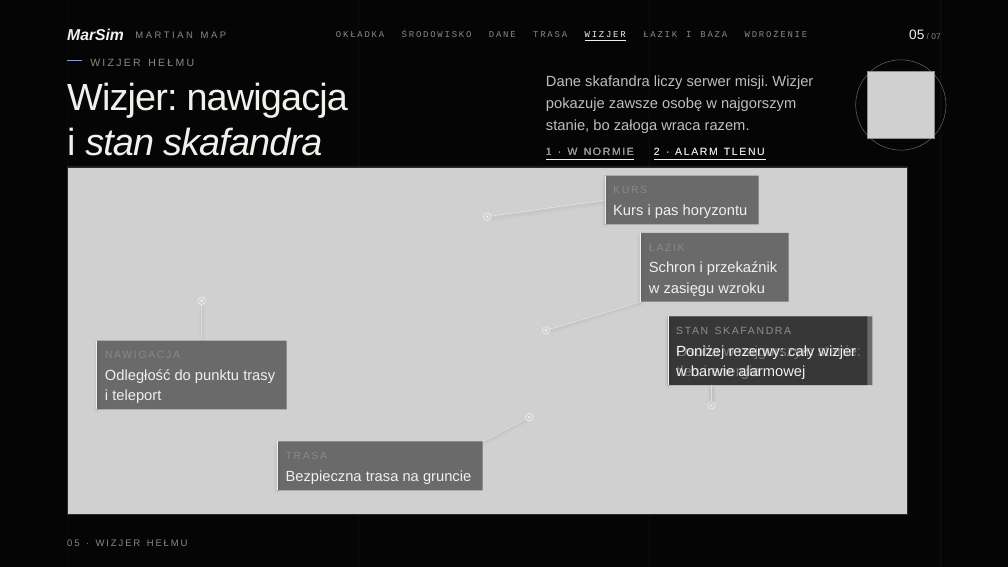
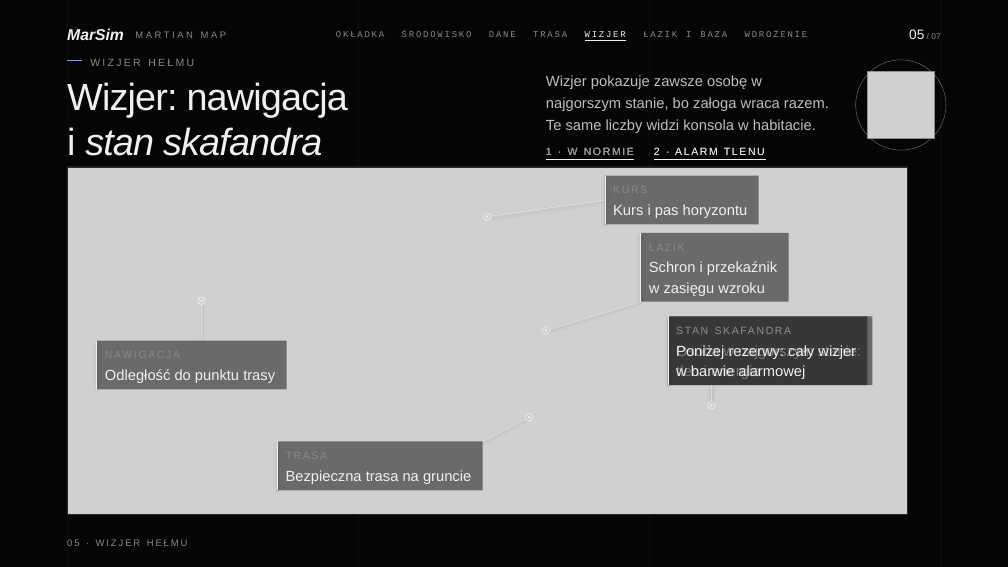
Before and after one commit to Aqayooooo/MarSim, a slide deck: slide 5 of prezentacja/MarSim-prezentacja.pptx. Drawn at 1008x567 pixels with LibreOffice and Linux fonts; fonts in the diff are those of the drawing; grey boxes stand for pictures. Boxes give left, top, right and bottom in pixels: in the first picture for what was removed or moved away, otherwise in the second. Text is boxed around its words. In the diff, an @@ line names an element or a change of style, - is before the commit and + after.

Commit message:
Prezentacja: język dla jurora zamiast szczegółów technicznych
Bez teleportu na wizjerze, bez SHA-256, serwera i żargonu (LTST, τ, σ,
DTM, A*, Pandolf) na slajdach. Zamiast tego co dana rzecz daje załodze.
Nazwy metod zostają w notatkach prowadzącego.

```diff
--- a/prezentacja/MarSim-prezentacja.pptx
+++ b/prezentacja/MarSim-prezentacja.pptx
@@ text at (x1=546, y1=75, x2=829, y2=133): text changed @@
-Dane skafandra liczy serwer misji. Wizjer pokazuje zawsze osobę w najgorszym stanie, bo załoga wraca razem.
+Wizjer pokazuje zawsze osobę w najgorszym stanie, bo załoga wraca razem. Te same liczby widzi konsola w habitacie.
@@ rectangle resized from (x1=97, y1=341, x2=287, y2=410) to (x1=97, y1=341, x2=287, y2=390) @@
@@ line moved from (97, 341) - (97, 410) to (97, 341) - (97, 389) @@
@@ text at (x1=105, y1=369, x2=275, y2=383): text changed @@
-Odległość do punktu trasy i teleport
+Odległość do punktu trasy
```
Also in this commit, not shown: 5 other slides changed, 7 other files.
